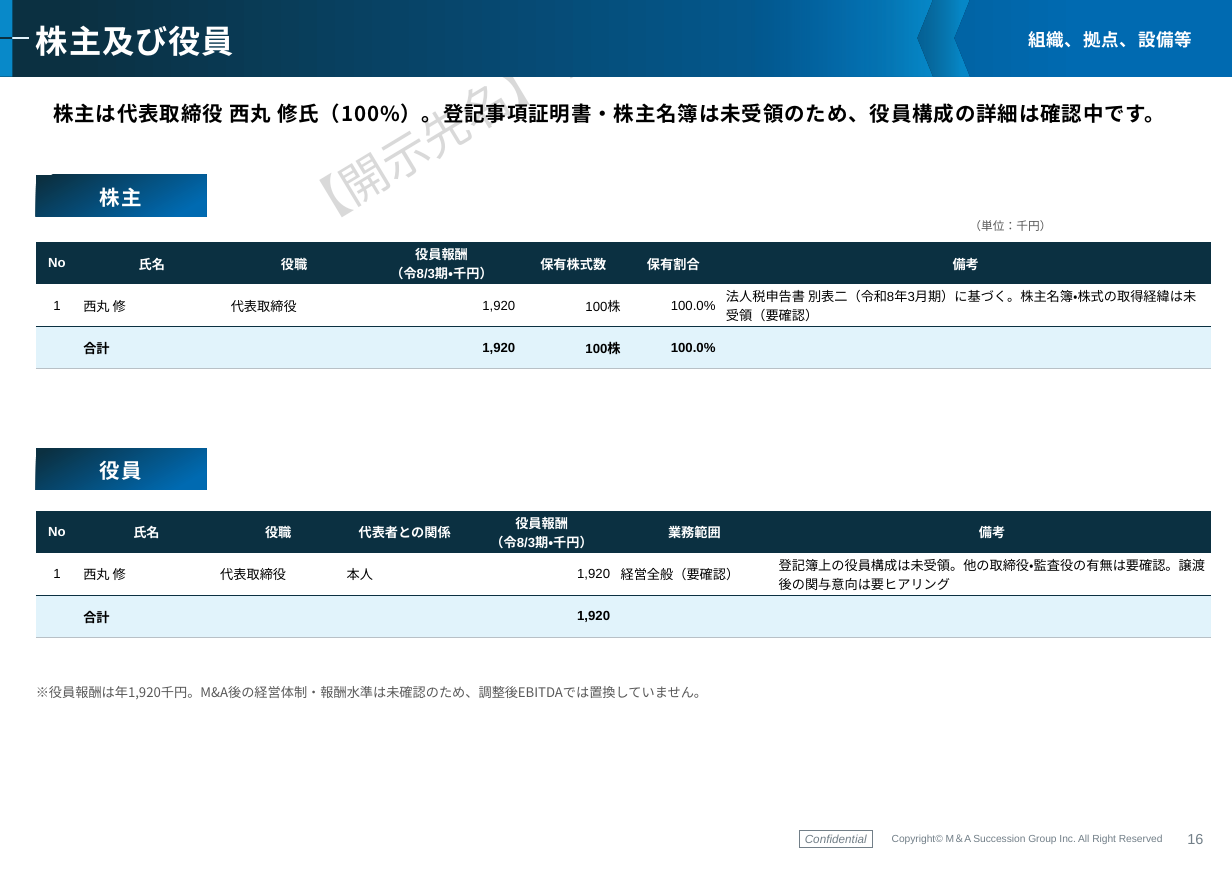
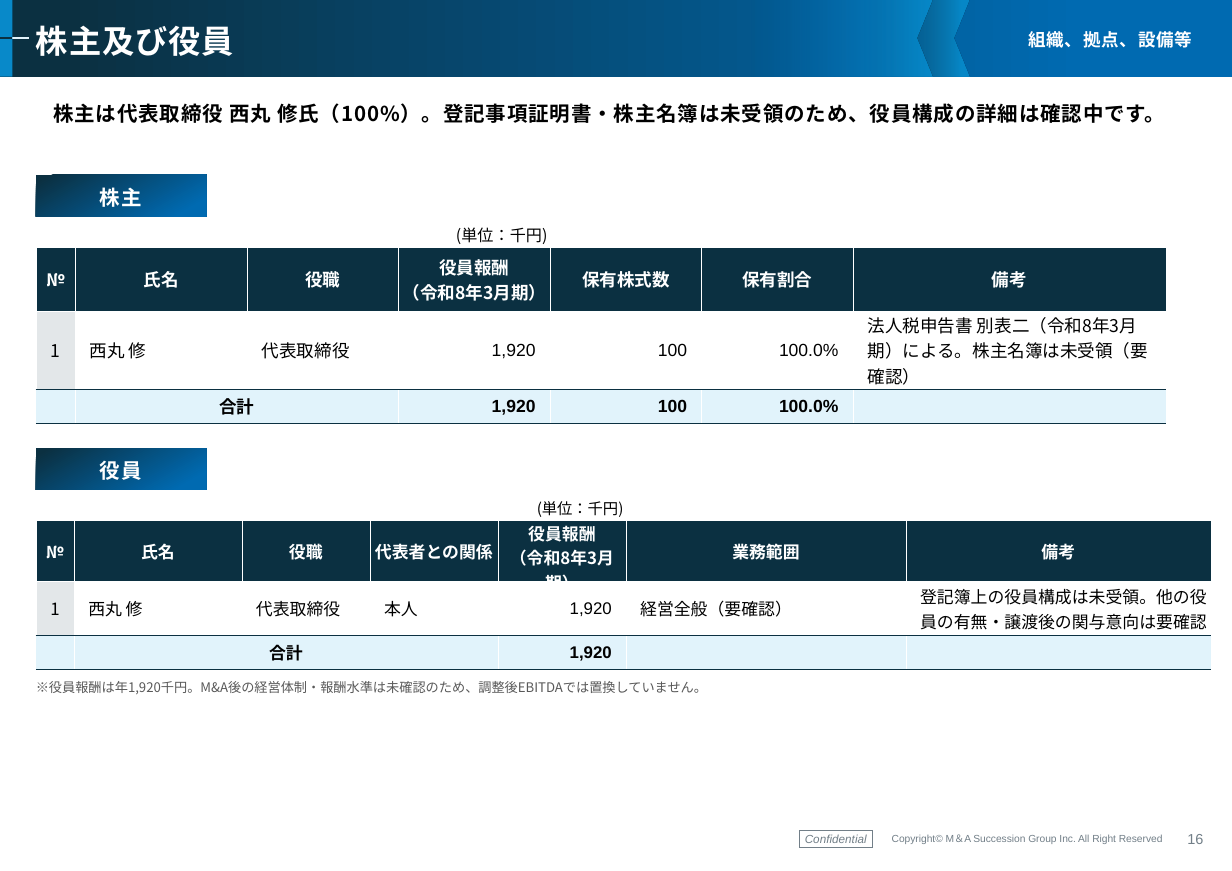
Before and after one commit to keisuketagaito/github-1st, a slide deck: slide 17 of ウエスト・シークル株式会社/ウエスト・シークル株式会社御中_企業概要書_261013.pptx. Drawn at 1232x871 pixels with LibreOffice and Linux fonts; fonts in the diff are those of the drawing; background and template pictures are left out. Boxes give left, top, right and bottom in pixels: in the first picture for what was removed or moved away, otherwise in the second. Text is boxed around its words. In the diff, an @@ line names an element or a change of style, - is before the commit and + after.

```diff
--- a/ウエスト・シークル株式会社/ウエスト・シークル株式会社御中_企業概要書_261013.pptx
+++ b/ウエスト・シークル株式会社/ウエスト・シークル株式会社御中_企業概要書_261013.pptx
@@ text removed at [314,110,474,244] @@
-【開示先名】 御中
@@ table at [36,221,1167,419] @@
-row 1: No | 氏名 | 役職 | 役員報酬 / （令8/3期・千円） | 保有株式数 | 保有割合 | 備考
-row 2: 1 | 西丸 修 | 代表取締役 | 1,920 | 100株 | 100.0% | 法人税申告書 別表二（令和8年3月期）に基づく。株主名簿・株式の取得経緯は未受領（要確認）
-row 3:  | 合計 |  | 1,920 | 100株 | 100.0% | 
+row 1:  |  |  | (単位：千円) |  |  | 
+row 2: № | 氏名 | 役職 | 役員報酬 / （令和8年3月期） | 保有株式数 | 保有割合 | 備考
+row 3: 1 | 西丸 修 | 代表取締役 | 1,920 | 100 | 100.0% | 法人税申告書 別表二（令和8年3月期）による。株主名簿は未受領（要確認）
+row 4:  | 合計 |  | 1,920 | 100 | 100.0% | 
@@ table: place and size @@
-table at [36,242,1211,369]
+table at [36,221,1167,419]
@@ text removed at [969,220,1051,231] @@
-（単位：千円）
@@ table at [36,495,1212,665] @@
-row 1: No | 氏名 | 役職 | 代表者との関係 | 役員報酬 / （令8/3期・千円） | 業務範囲 | 備考
-row 2: 1 | 西丸 修 | 代表取締役 | 本人 | 1,920 | 経営全般（要確認） | 登記簿上の役員構成は未受領。他の取締役・監査役の有無は要確認。譲渡後の関与意向は要ヒアリング
+row 1:  |  |  |  | (単位：千円) |  | 
+row 2: № | 氏名 | 役職 | 代表者との関係 | 役員報酬 / （令和8年3月期） | 業務範囲 | 備考
+row 3: 1 | 西丸 修 | 代表取締役 | 本人 | 1,920 | 経営全般（要確認） | 登記簿上の役員構成は未受領。他の役員の有無・譲渡後の関与意向は要確認
@@ table: place and size @@
-table at [36,511,1211,638]
+table at [36,495,1212,665]
@@ text "※役員報酬は年1,920千円。M&A後の経営体制・報酬水準は未確認のため、調整後EBITDAでは置換していません。": place and size @@
-text "※役員報酬は年1,920千円。M&A後の経営体制・報酬水準は未確認のため、調整後EBITDAでは置換していません。" at [36,686,707,699]
+text "※役員報酬は年1,920千円。M&A後の経営体制・報酬水準は未確認のため、調整後EBITDAでは置換していません。" at [36,681,707,694]
```
Also in this commit, not shown: 31 other slides changed, 2 other files.
